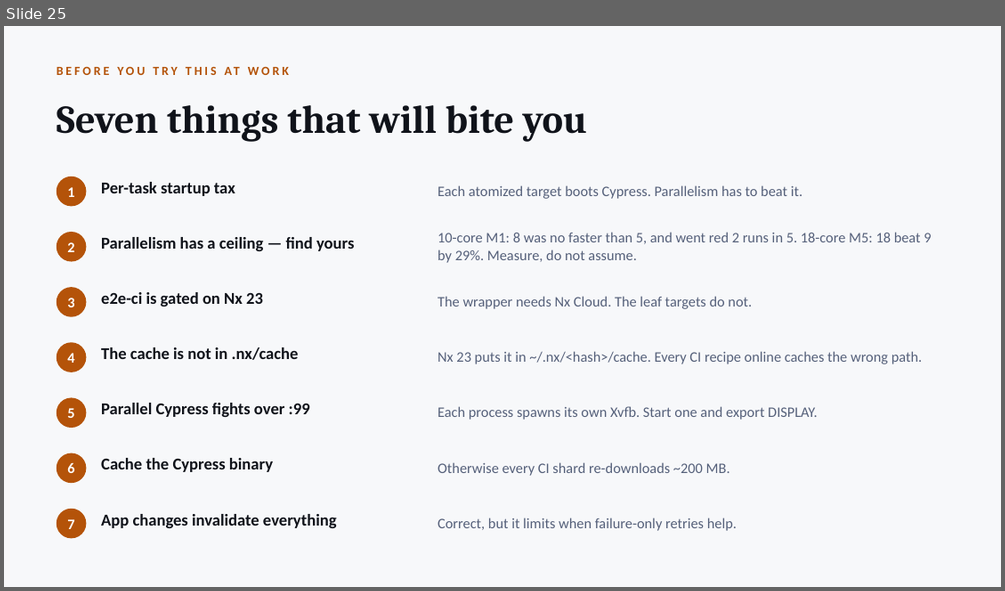
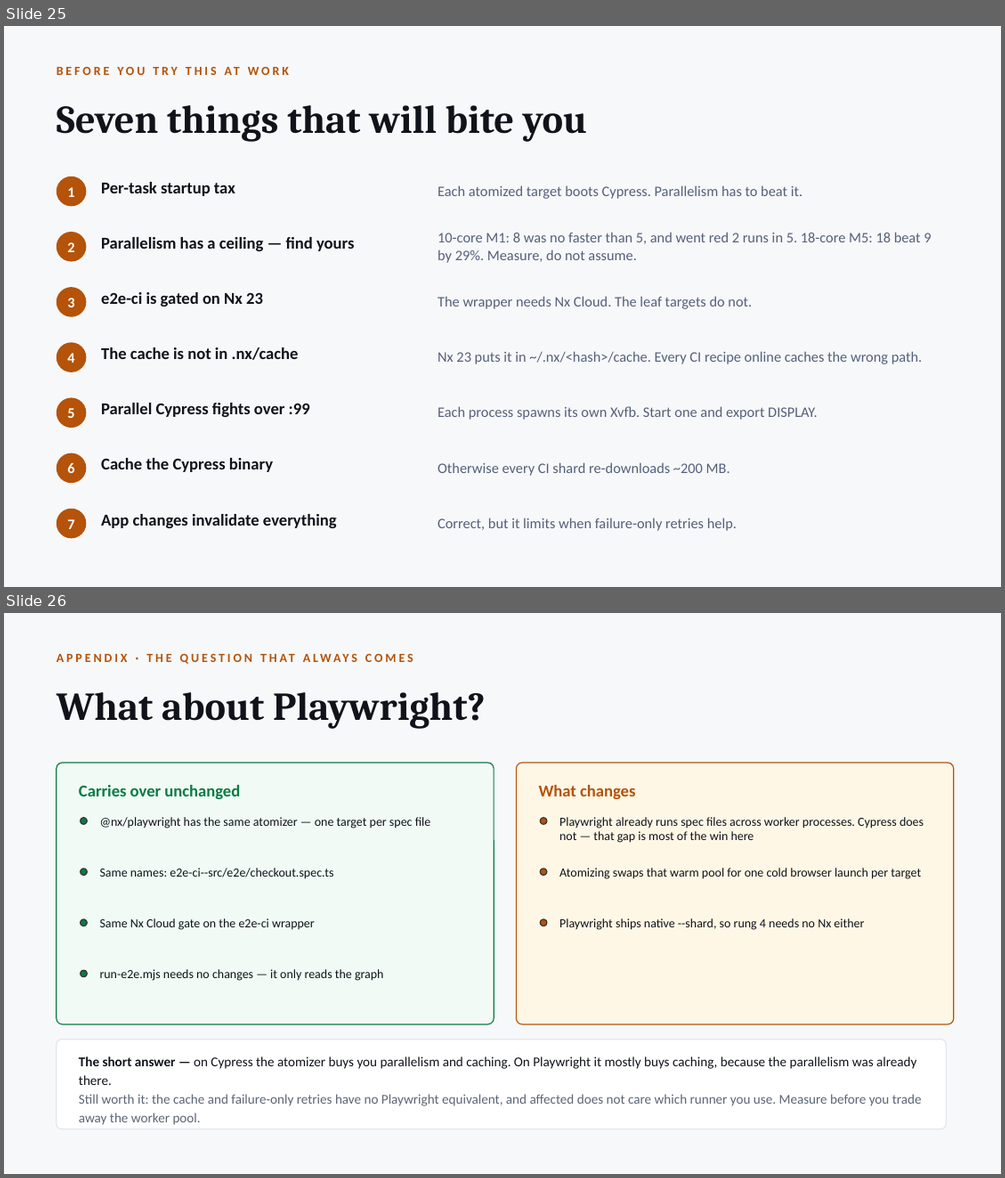
Before and after one commit to radzivil/nx-scaling-e2e-tests-with-atomizer, a slide deck: talk/Scaling-E2E-Tests-with-Nx.pptx. Shown one above the other, each under a label of ours: slide 25 before the commit, slides 25 and 26 after it. The pictures are 1005x591 and 1005x1178 pixels, drawn with LibreOffice and Linux fonts; fonts in the diff are those of the drawing. Boxes give left, top, right and bottom in pixels: in the first picture for what was removed or moved away, otherwise in the second. Text is boxed around its words. In the diff, an @@ line names an element or a change of style, - is before the commit and + after.

Commit message:
Answer the Playwright question in the repo and the appendix
@nx/playwright has the same atomizer — verified against 23.2.0, not assumed:
same target naming, same nonAtomizedTarget marker behind the Nx Cloud gate, and
run-e2e.mjs needs no changes because it only reads the graph.

The honest part is that the trade is weaker. Cypress runs specs serially, which
is where most of the win here comes from; Playwright already has a worker pool,
so atomizing swaps it for one cold browser launch per target. What survives is
the cache, failure-only retries and affected — none of which Playwright has an
answer for.

New appendix slide in both decks, and a section in the README.

```diff
--- a/talk/Scaling-E2E-Tests-with-Nx.pptx
+++ b/talk/Scaling-E2E-Tests-with-Nx.pptx
@@ slide 26 added at box(4, 613, 1001, 1174), background #F7F8FA @@
@@ text added at box(57, 692, 485, 729), 38 pt, text #10131A, bold @@
+What about Playwright?
@@ rounded rectangle added at box(57, 763, 494, 1024), fill #F1FAF5, outline #0B7A44 1 pt @@
@@ rounded rectangle added at box(517, 763, 954, 1024), fill #FFF7E6, outline #B45309 1 pt @@
@@ text added at box(79, 785, 240, 799), 16 pt, text #0B7A44, bold @@
+Carries over unchanged
@@ text added at box(539, 785, 635, 799), 16 pt, text #B45309, bold @@
+What changes
@@ ellipse added at box(81, 817, 87, 824), fill #0B7A44, outline #333333 1 pt @@
@@ text added at box(100, 817, 431, 828), 12 pt, text #10131A @@
+@nx/playwright has the same atomizer — one target per spec file
@@ ellipse added at box(540, 817, 547, 824), fill #B45309, outline #333333 1 pt @@
@@ text added at box(559, 817, 923, 843), 12 pt, text #10131A @@
+Playwright already runs spec files across worker processes. Cypress does not — that gap is most of the win here
@@ ellipse added at box(81, 868, 87, 876), fill #0B7A44, outline #333333 1 pt @@
@@ text added at box(100, 868, 333, 879), 12 pt, text #10131A @@
+Same names: e2e-ci--src/e2e/checkout.spec.ts
@@ ellipse added at box(540, 868, 547, 876), fill #B45309, outline #333333 1 pt @@
@@ text added at box(559, 868, 921, 879), 12 pt, text #10131A @@
+Atomizing swaps that warm pool for one cold browser launch per target
@@ ellipse added at box(81, 919, 87, 925), fill #0B7A44, outline #333333 1 pt @@
@@ text added at box(100, 918, 315, 930), 12 pt, text #10131A @@
+Same Nx Cloud gate on the e2e-ci wrapper
@@ ellipse added at box(540, 919, 547, 925), fill #B45309, outline #333333 1 pt @@
@@ text added at box(559, 918, 864, 930), 12 pt, text #10131A @@
+Playwright ships native --shard, so rung 4 needs no Nx either
@@ ellipse added at box(81, 971, 87, 977), fill #0B7A44, outline #333333 1 pt @@
@@ text added at box(100, 969, 384, 981), 12 pt, text #10131A @@
+run-e2e.mjs needs no changes — it only reads the graph
@@ rounded rectangle added at box(57, 1039, 947, 1129), fill #FFFFFF, outline #E2E6ED 1 pt @@
@@ text added at box(79, 1056, 99, 1066), 12 pt, text #B45309, bold @@
+APPENDIX · THE QUESTION THAT ALWAYS COMES
@@ text added at box(79, 1056, 922, 1125), 13 pt, text #5C6675 @@
+The short answer — on Cypress the atomizer buys you parallelism and caching. On Playwright it mostly buys caching, because the parallelism was already there.
+Still worth it: the cache and failure-only retries have no Playwright equivalent, and affected does not care which runner you use. Measure before you trade away the worker pool.
```
Also in this commit, not shown: 4 other files.
